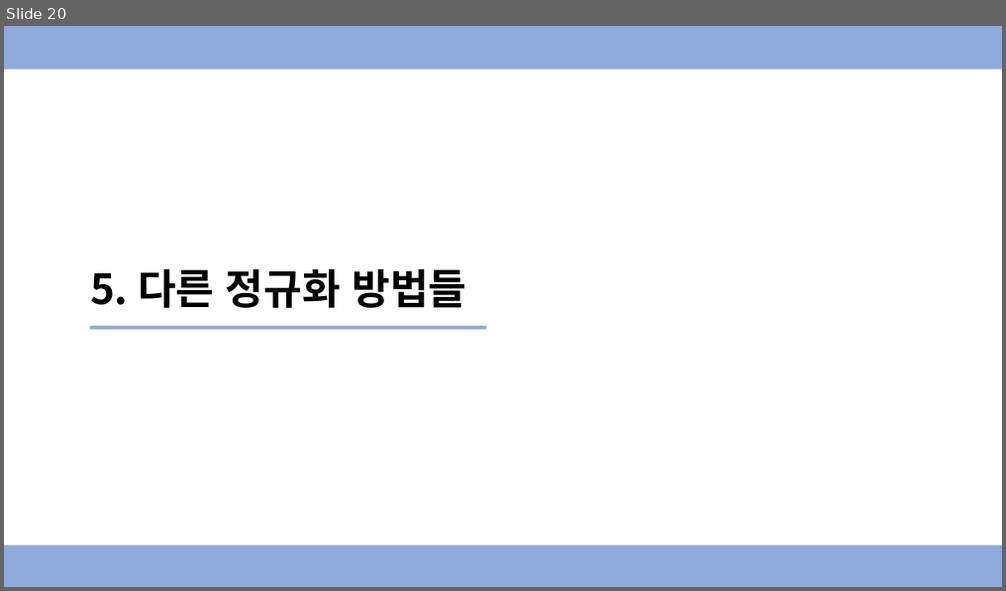
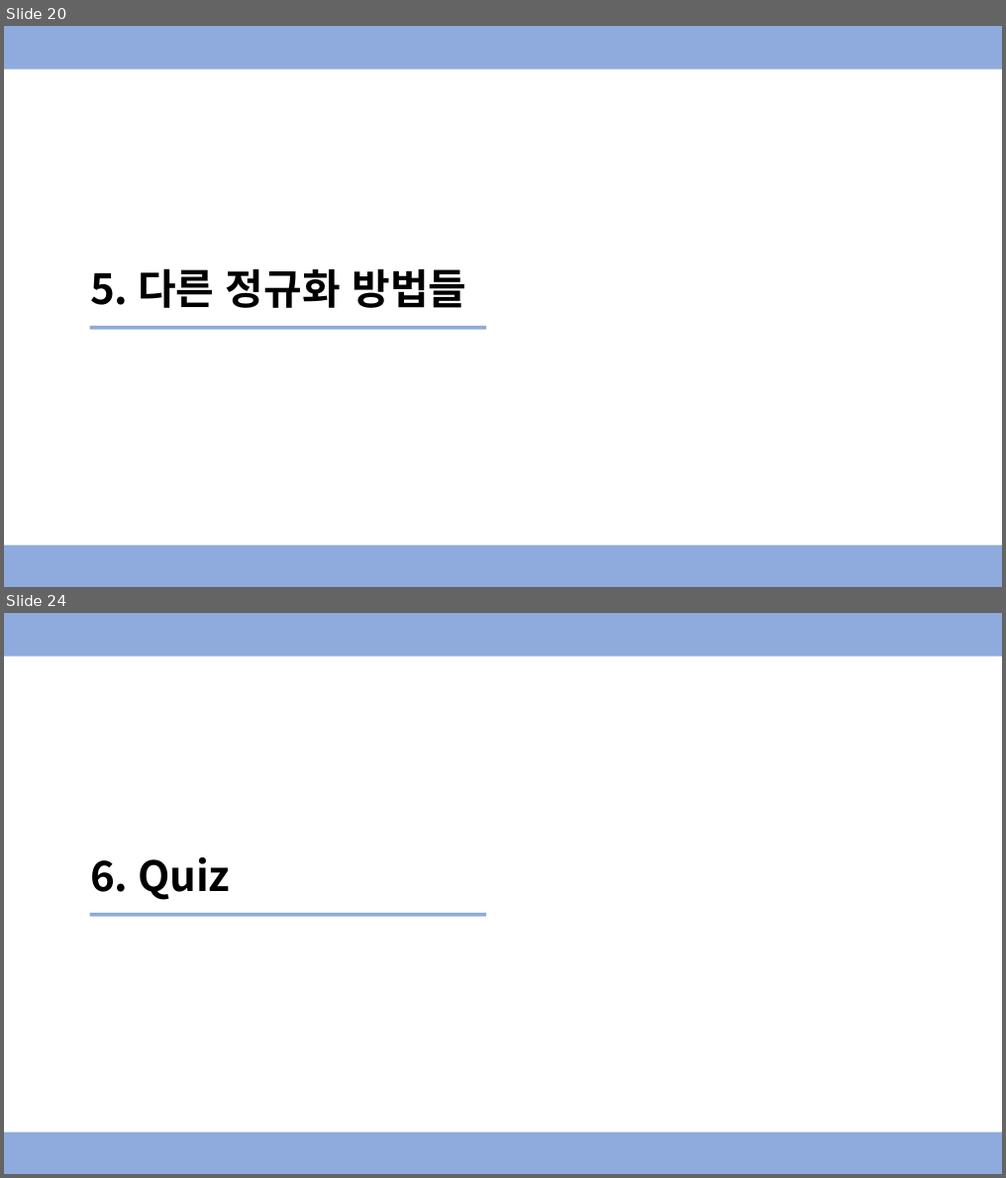
Before and after one commit to Ewha-Euron/5th-Mid-DL, a slide deck: [8주차] 신경망 네트워크의 정규화 발표자료.pptx. Shown one above the other, each under a label of ours: slide 20 before the commit, slides 20 and 24 after it; the slides between them are not shown. The pictures are 1006x591 and 1006x1178 pixels, drawn with LibreOffice and Linux fonts; fonts in the diff are those of the drawing. Boxes give left, top, right and bottom in pixels: in the first picture for what was removed or moved away, otherwise in the second. Text is boxed around its words. In the diff, an @@ line names an element or a change of style, - is before the commit and + after.

```diff
--- a/[8주차] 신경망 네트워크의 정규화 발표자료.pptx
+++ b/[8주차] 신경망 네트워크의 정규화 발표자료.pptx
@@ slide 24 added at [4, 613, 1002, 1174], background #FFFFFF @@
@@ rectangle added at [4, 613, 1002, 657], fill #8FAADC @@
@@ text added at [90, 858, 230, 900], 40 pt, text #000000, bold @@
+6. Quiz
@@ rectangle added at [90, 913, 487, 917], fill #8FAADC @@
@@ rectangle added at [4, 1133, 1002, 1174], fill #8FAADC @@
```
Also in this commit, not shown: 6 slides changed, 6 other slides added.
